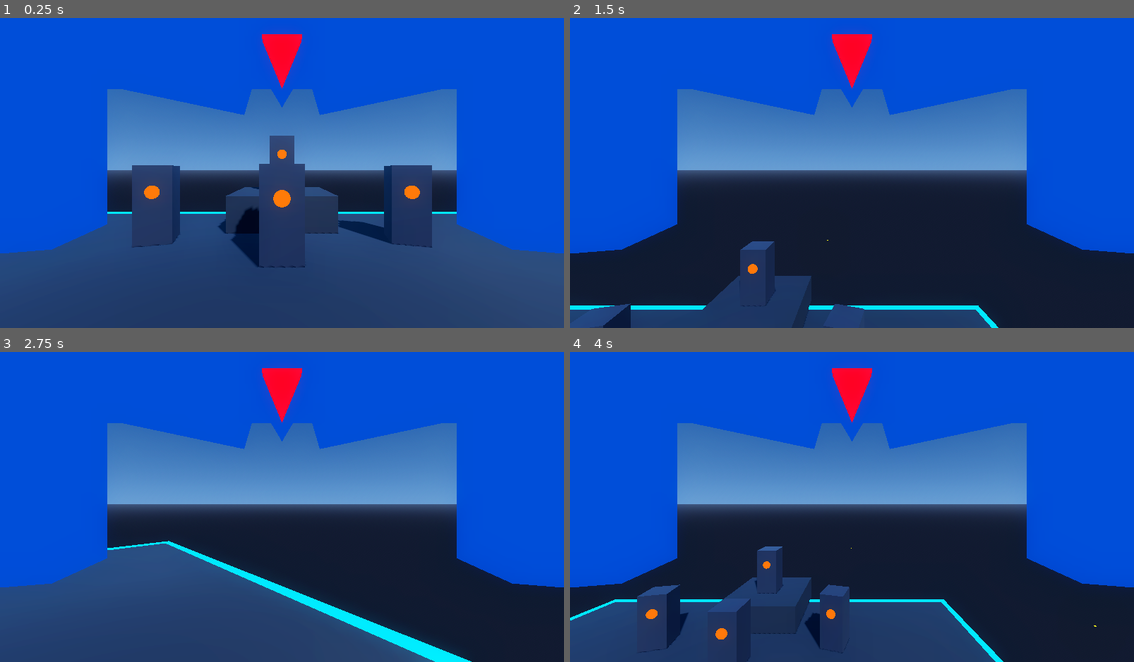
Above: before the commit, frames 1-4 (two rows, left to right).
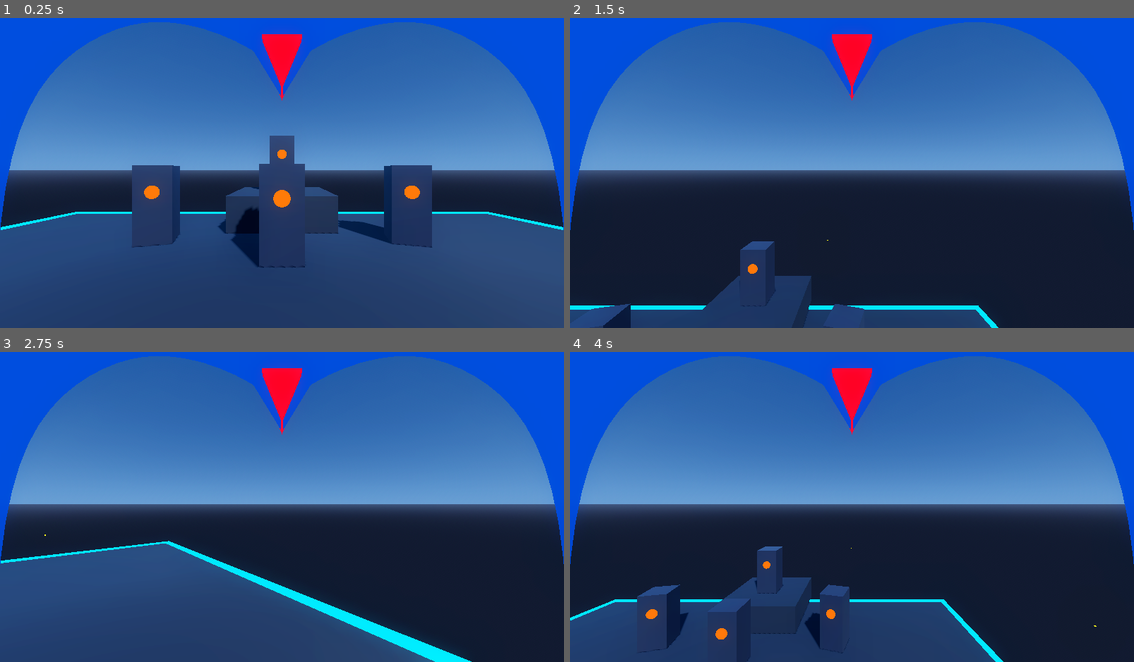
Above: after the commit, the same moments.

Repository: b6-stack/mega-man-x-remade
Game: Godot game, scene res://scenes/test_arena.tscn
Two runs of this game, one before a commit and one after it. Both use one fixed random seed, a clock stepped at 60 frames per second and the inputs below.
Inputs (mouse positions are in pixels of both pictures, inside the frame that each line leads up to):
- Up to frame 1 (0.25 s): no input
- Up to frame 2 (1.5 s): tap Enter (ui_accept) at 0.5, 0.77, 1.07 s; move the mouse to (976, 154) at 0.52 s; hold D 0.53-1.25 s; hold Space 0.53-1.25 s; click (976, 154) at 0.67 s; drag from (739, 185) to (823, 231) at 1.27 s
- Up to frame 3 (2.75 s): move the mouse to (338, 435) at 2.02 s; hold D from 2.03 s (still down); hold E from 2.03 s (still down)
- Up to frame 4 (4 s): release D at 2.75 s; release E at 2.75 s; drag from (823, 565) to (682, 457) at 2.77 s; tap Enter (ui_accept) at 3.5, 3.77 s; move the mouse to (1021, 550) at 3.52 s; hold A from 3.53 s (still down); hold Q from 3.53 s (still down)

The runs differ from the first frame. In frame 1, 32% of the frame differs, in the area x 0-100%, y 1-76%; in frame 2, 32%; in frame 3, 32%; in frame 4, 32%.

Commit message:
feat(player): refine helmet visor frame, matching gauntlet at 80% scale, and deep royal blue armor

Diff:
--- a/scenes/player.tscn
+++ b/scenes/player.tscn
@@ -1,32 +1,22 @@
-[gd_scene load_steps=42 format=3 uid="uid://bvxk9p10qleja"]
+[gd_scene load_steps=40 format=3 uid="uid://bvxk9p10qleja"]
 
 [ext_resource type="Script" path="res://scripts/player.gd" id="1_player"]
 [ext_resource type="Script" path="res://scripts/buster.gd" id="2_buster"]
+[ext_resource type="ArrayMesh" uid="uid://w8fwvtcpjuiu" path="res://models/helmet_visor_frame.obj" id="3_helmet"]
 
 [sub_resource type="CapsuleShape3D" id="CapsuleShape3D_player"]
 radius = 0.35
 height = 1.8
 
 [sub_resource type="StandardMaterial3D" id="StandardMaterial3D_helmet_blue"]
+cull_mode = 2
 shading_mode = 0
 disable_receive_shadows = true
-albedo_color = Color(0.04, 0.22, 0.65, 1)
+albedo_color = Color(0.04, 0.22, 0.68, 1)
 
 [sub_resource type="PrismMesh" id="PrismMesh_center_crest"]
 material = SubResource("StandardMaterial3D_helmet_blue")
-size = Vector3(0.065, 0.055, 0.024)
-
-[sub_resource type="BoxMesh" id="BoxMesh_canopy_top"]
-material = SubResource("StandardMaterial3D_helmet_blue")
-size = Vector3(0.40, 0.035, 0.12)
-
-[sub_resource type="BoxMesh" id="BoxMesh_brow_arch"]
-material = SubResource("StandardMaterial3D_helmet_blue")
-size = Vector3(0.14, 0.035, 0.032)
-
-[sub_resource type="BoxMesh" id="BoxMesh_temple_side"]
-material = SubResource("StandardMaterial3D_helmet_blue")
-size = Vector3(0.045, 0.18, 0.065)
+size = Vector3(0.055, 0.045, 0.020)
 
 [sub_resource type="StandardMaterial3D" id="StandardMaterial3D_jewel"]
 shading_mode = 0
@@ -41,8 +31,8 @@
 size = Vector3(0.028, 0.034, 0.034)
 
 [sub_resource type="StandardMaterial3D" id="StandardMaterial3D_armor_cyan"]
-albedo_color = Color(0, 0.65, 0.95, 1)
-metallic = 0.4
+albedo_color = Color(0.04, 0.22, 0.68, 1)
+metallic = 0.35
 roughness = 0.3
 
 [sub_resource type="StandardMaterial3D" id="StandardMaterial3D_armor_dark"]
@@ -52,21 +42,15 @@
 
 [sub_resource type="CylinderMesh" id="CylinderMesh_gauntlet_rear_swell"]
 material = SubResource("StandardMaterial3D_armor_cyan")
-top_radius = 0.066
-bottom_radius = 0.056
-height = 0.075
+top_radius = 0.0624
+bottom_radius = 0.0528
+height = 0.08
 
 [sub_resource type="CylinderMesh" id="CylinderMesh_gauntlet_front_taper"]
 material = SubResource("StandardMaterial3D_armor_cyan")
-top_radius = 0.048
-bottom_radius = 0.066
-height = 0.075
-
-[sub_resource type="CylinderMesh" id="CylinderMesh_gauntlet_wrist_ring"]
-material = SubResource("StandardMaterial3D_armor_cyan")
-top_radius = 0.046
-bottom_radius = 0.048
-height = 0.025
+top_radius = 0.0416
+bottom_radius = 0.0624
+height = 0.08
 
 [sub_resource type="StandardMaterial3D" id="StandardMaterial3D_glove_white"]
 albedo_color = Color(0.96, 0.96, 0.98, 1)
@@ -161,23 +145,6 @@
 radius = 0.026
 height = 0.030
 
-[sub_resource type="CylinderMesh" id="CylinderMesh_cuff_band"]
-material = SubResource("StandardMaterial3D_armor_cyan")
-top_radius = 0.072
-bottom_radius = 0.072
-height = 0.038
-
-[sub_resource type="StandardMaterial3D" id="StandardMaterial3D_cuff_gem"]
-shading_mode = 0
-albedo_color = Color(0.1, 1, 0.6, 1)
-emission_enabled = true
-emission = Color(0.1, 1, 0.5, 1)
-emission_energy_multiplier = 3.5
-
-[sub_resource type="PrismMesh" id="PrismMesh_cuff_gem"]
-material = SubResource("StandardMaterial3D_cuff_gem")
-size = Vector3(0.018, 0.018, 0.01)
-
 [node name="VRPlayer" type="CharacterBody3D"]
 collision_layer = 4
 collision_mask = 1
@@ -194,13 +161,13 @@
 
 [node name="HelmetVisorFrame" type="Node3D" parent="XROrigin3D/XRCamera3D"]
 
-[node name="ForeheadCanopy" type="MeshInstance3D" parent="XROrigin3D/XRCamera3D/HelmetVisorFrame"]
-transform = Transform3D(1, 0, 0, 0, 0.965926, 0.258819, 0, -0.258819, 0.965926, 0, 0.118, -0.165)
+[node name="VisorFrameMesh" type="MeshInstance3D" parent="XROrigin3D/XRCamera3D/HelmetVisorFrame"]
 cast_shadow = 0
-mesh = SubResource("BoxMesh_canopy_top")
+mesh = ExtResource("3_helmet")
+material_override = SubResource("StandardMaterial3D_helmet_blue")
 
 [node name="CenterCrest" type="MeshInstance3D" parent="XROrigin3D/XRCamera3D/HelmetVisorFrame"]
-transform = Transform3D(1, 0, 0, 0, -1, 8.74228e-08, 0, -8.74228e-08, -1, 0, 0.080, -0.162)
+transform = Transform3D(1, 0, 0, 0, -1, 8.74228e-08, 0, -8.74228e-08, -1, 0, 0.082, -0.160)
 cast_shadow = 0
 mesh = SubResource("PrismMesh_center_crest")
 
@@ -208,26 +175,6 @@
 transform = Transform3D(1, 0, 0, 0, -1, 8.74228e-08, 0, -8.74228e-08, -1, 0, 0.076, -0.158)
 cast_shadow = 0
 mesh = SubResource("PrismMesh_jewel")
-
-[node name="BrowArchLeft" type="MeshInstance3D" parent="XROrigin3D/XRCamera3D/HelmetVisorFrame"]
-transform = Transform3D(0.978148, 0.198669, 0.0634125, -0.207912, 0.935408, 0.285627, 0.00258189, -0.292671, 0.956209, -0.096, 0.082, -0.165)
-cast_shadow = 0
-mesh = SubResource("BoxMesh_brow_arch")
-
-[node name="BrowArchRight" type="MeshInstance3D" parent="XROrigin3D/XRCamera3D/HelmetVisorFrame"]
-transform = Transform3D(0.978148, -0.198669, -0.0634125, 0.207912, 0.935408, 0.285627, -0.00258189, -0.292671, 0.956209, 0.096, 0.082, -0.165)
-cast_shadow = 0
-mesh = SubResource("BoxMesh_brow_arch")
-
-[node name="TempleLeft" type="MeshInstance3D" parent="XROrigin3D/XRCamera3D/HelmetVisorFrame"]
-transform = Transform3D(0.965926, 0, 0.258819, 0, 1, 0, -0.258819, 0, 0.965926, -0.180, 0.038, -0.160)
-cast_shadow = 0
-mesh = SubResource("BoxMesh_temple_side")
-
-[node name="TempleRight" type="MeshInstance3D" parent="XROrigin3D/XRCamera3D/HelmetVisorFrame"]
-transform = Transform3D(0.965926, 0, -0.258819, 0, 1, 0, 0.258819, 0, 0.965926, 0.180, 0.038, -0.160)
-cast_shadow = 0
-mesh = SubResource("BoxMesh_temple_side")
 
 [node name="LeftController" type="XRController3D" parent="XROrigin3D"]
 transform = Transform3D(1, 0, 0, 0, 1, 0, 0, 0, 1, -0.25, 1.2, -0.35)
@@ -245,19 +192,15 @@
 draw_pass_1 = SubResource("SphereMesh_sparkle")
 
 [node name="GauntletRearBody" type="MeshInstance3D" parent="XROrigin3D/LeftController/LeftHandOffset"]
-transform = Transform3D(1, 0, 0, 0, -4.37114e-08, 1, 0, -1, -4.37114e-08, 0, 0, 0.045)
+transform = Transform3D(1, 0, 0, 0, -4.37114e-08, 1, 0, -1, -4.37114e-08, 0, 0, 0.008)
 mesh = SubResource("CylinderMesh_gauntlet_rear_swell")
 
 [node name="GauntletFrontBody" type="MeshInstance3D" parent="XROrigin3D/LeftController/LeftHandOffset"]
-transform = Transform3D(1, 0, 0, 0, -4.37114e-08, 1, 0, -1, -4.37114e-08, 0, 0, -0.015)
+transform = Transform3D(1, 0, 0, 0, -4.37114e-08, 1, 0, -1, -4.37114e-08, 0, 0, -0.072)
 mesh = SubResource("CylinderMesh_gauntlet_front_taper")
 
-[node name="GauntletWristRing" type="MeshInstance3D" parent="XROrigin3D/LeftController/LeftHandOffset"]
-transform = Transform3D(1, 0, 0, 0, -4.37114e-08, 1, 0, -1, -4.37114e-08, 0, 0, -0.055)
-mesh = SubResource("CylinderMesh_gauntlet_wrist_ring")
-
 [node name="EnergyGauge" type="Node3D" parent="XROrigin3D/LeftController/LeftHandOffset"]
-transform = Transform3D(1, 0, 0, 0, 1, 0, 0, 0, 1, 0.048, 0, 0.010)
+transform = Transform3D(1, 0, 0, 0, 1, 0, 0, 0, 1, 0.038, 0, 0.008)
 
 [node name="GaugeBack" type="MeshInstance3D" parent="XROrigin3D/LeftController/LeftHandOffset/EnergyGauge"]
 mesh = SubResource("BoxMesh_gauge_back")
@@ -287,7 +230,7 @@
 mesh = SubResource("BoxMesh_gauge_segment")
 
 [node name="RoboticHand" type="Node3D" parent="XROrigin3D/LeftController/LeftHandOffset"]
-transform = Transform3D(1, 0, 0, 0, 1, 0, 0, 0, 1, 0, 0, -0.055)
+transform = Transform3D(1, 0, 0, 0, 1, 0, 0, 0, 1, 0, 0, -0.112)
 
 [node name="Palm" type="MeshInstance3D" parent="XROrigin3D/LeftController/LeftHandOffset/RoboticHand"]
 transform = Transform3D(1, 0, 0, 0, 1, 0, 0, 0, 1, 0, 0, -0.012)
@@ -371,13 +314,5 @@
 transform = Transform3D(1, 0, 0, 0, 1, 0, 0, 0, 1, 0, 0.008, 0)
 mesh = SubResource("SphereMesh_domed_jewel_recessed")
 
-[node name="ForearmCuffBand" type="MeshInstance3D" parent="XROrigin3D/RightController/RightHandOffset/XBuster"]
-transform = Transform3D(1, 0, 0, 0, -4.37114e-08, 1, 0, -1, -4.37114e-08, 0, 0, 0.065)
-mesh = SubResource("CylinderMesh_cuff_band")
-
-[node name="CuffGemIndicator" type="MeshInstance3D" parent="XROrigin3D/RightController/RightHandOffset/XBuster/ForearmCuffBand"]
-transform = Transform3D(1, 0, 0, 0, 1, 0, 0, 0, 1, 0, 0.02, 0.072)
-mesh = SubResource("PrismMesh_cuff_gem")
-
 [node name="Muzzle" type="Marker3D" parent="XROrigin3D/RightController/RightHandOffset/XBuster"]
 transform = Transform3D(1, 0, 0, 0, 1, 0, 0, 0, 1, 0, 0, -0.215)
Not shown, added: models/helmet_visor_frame.obj
